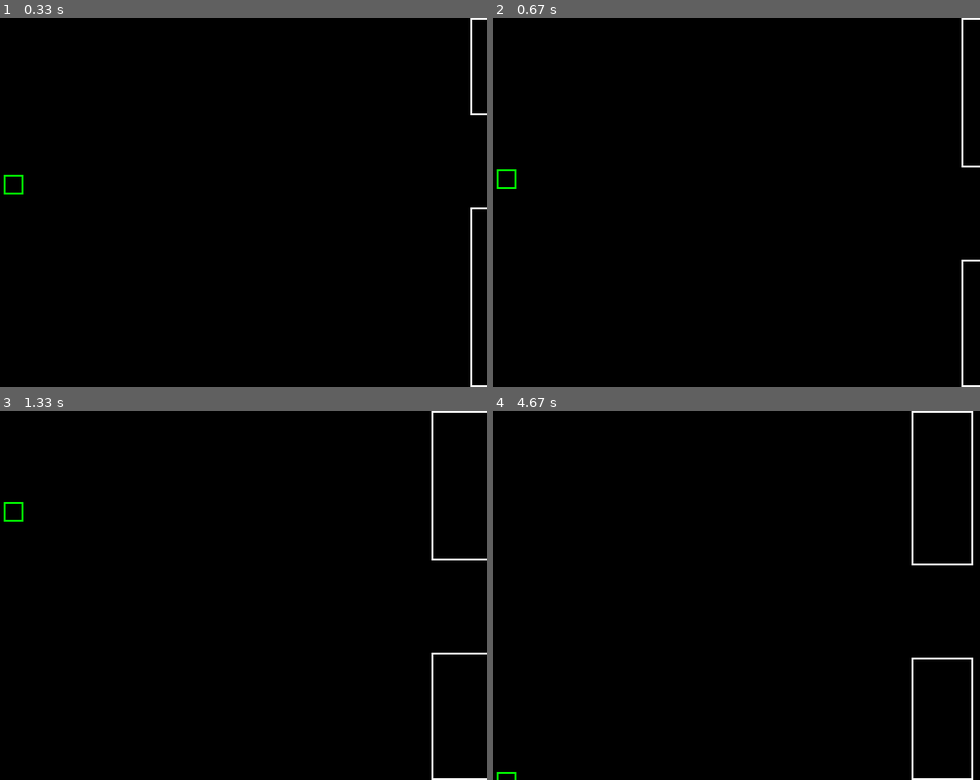
Above: before the commit, frames 1-4 (two rows, left to right).
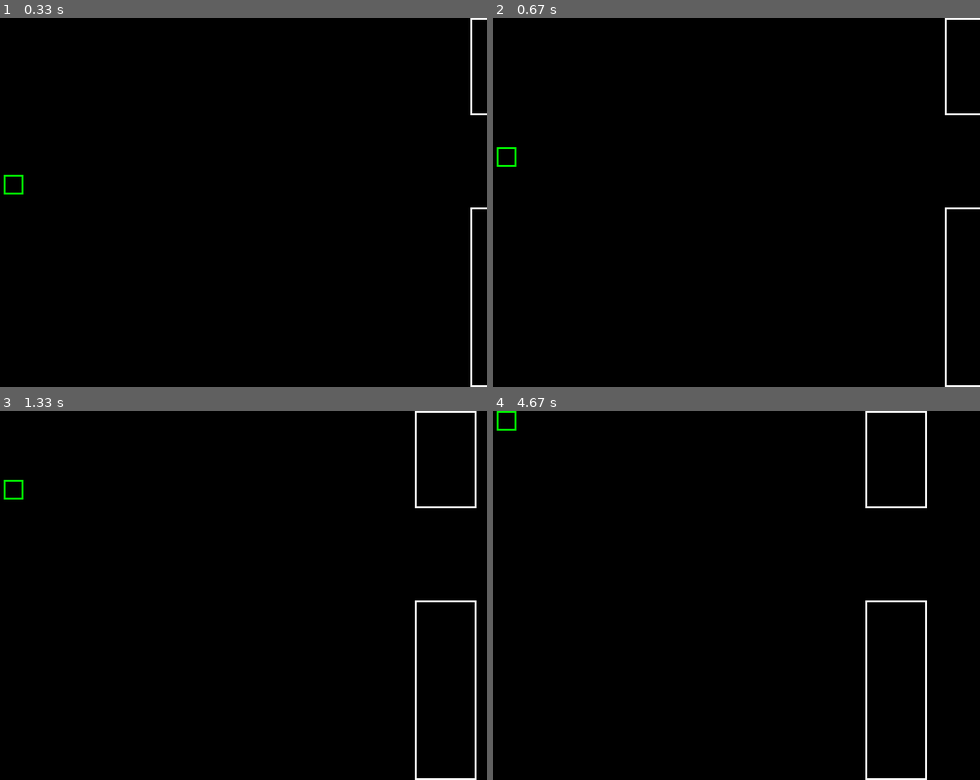
Above: after the commit, the same moments.

Repository: NateRiz/FlappyDarwin
Game: pygame game, started from Game.py
The game is run twice, just before and just after one commit, with the same random seed, the same clock (stepped at 60 frames per second) and the same inputs.
Inputs:
- Up to frame 1 (0.33 s): no input
- Up to frame 2 (0.67 s): tap Space at 0.33 s
- Up to frame 3 (1.33 s): tap Space at 0.73, 1.03, 1.23 s
- Up to frame 4 (4.67 s): tap Space at 1.57, 1.87, 2.07, 2.37 s

Frame 1 is identical in both runs. In frame 2, 0.8% of the frame differs, in the area x 0-100%, y 0-100%; in frame 3, 1.3%; in frame 4, 1.7%, in the area x 0-99%, y 0-100%.

Commit message:
fixed instructions per bird

Diff:
--- a/CustomInstructions.py
+++ b/CustomInstructions.py
@@ -1,30 +1,35 @@
 from time import sleep
 
-def jump(game):
-    game.jump()
+
+def jump(hardware, game):
+    game.jump(hardware.id)
     return 0
+
 
 def get_bird_height(hardware, args, game):
     if args[0] < 0 or args[0] >= len(hardware.registers): return 0
-    hardware.registers[args[0]] = game.bird.y
+    hardware.registers[args[0]] = game.birds[hardware.id].rect.y
     return 0
+
 
 def get_gap_top(hardware, args, game):
     if args[0] < 0 or args[0] >= len(hardware.registers): return 0
     for pipe in game.pipes:
-        if pipe.top.x > game.bird.right:
+        if pipe.top.x > game.birds[hardware.id].rect.right:
             hardware.registers[args[0]] = pipe.top.bottom
             break
     return 0
 
+
 def get_gap_bot(hardware, args, game):
     if args[0] < 0 or args[0] >= len(hardware.registers): return 0
     for pipe in game.pipes:
-        if pipe.top.x > game.bird.right:
+        if pipe.top.x > game.birds[hardware.id].rect.right:
             hardware.registers[args[0]] = pipe.bot.top
             break
     return 0
 
+
 def wait():
     sleep(.25)
     return 0
